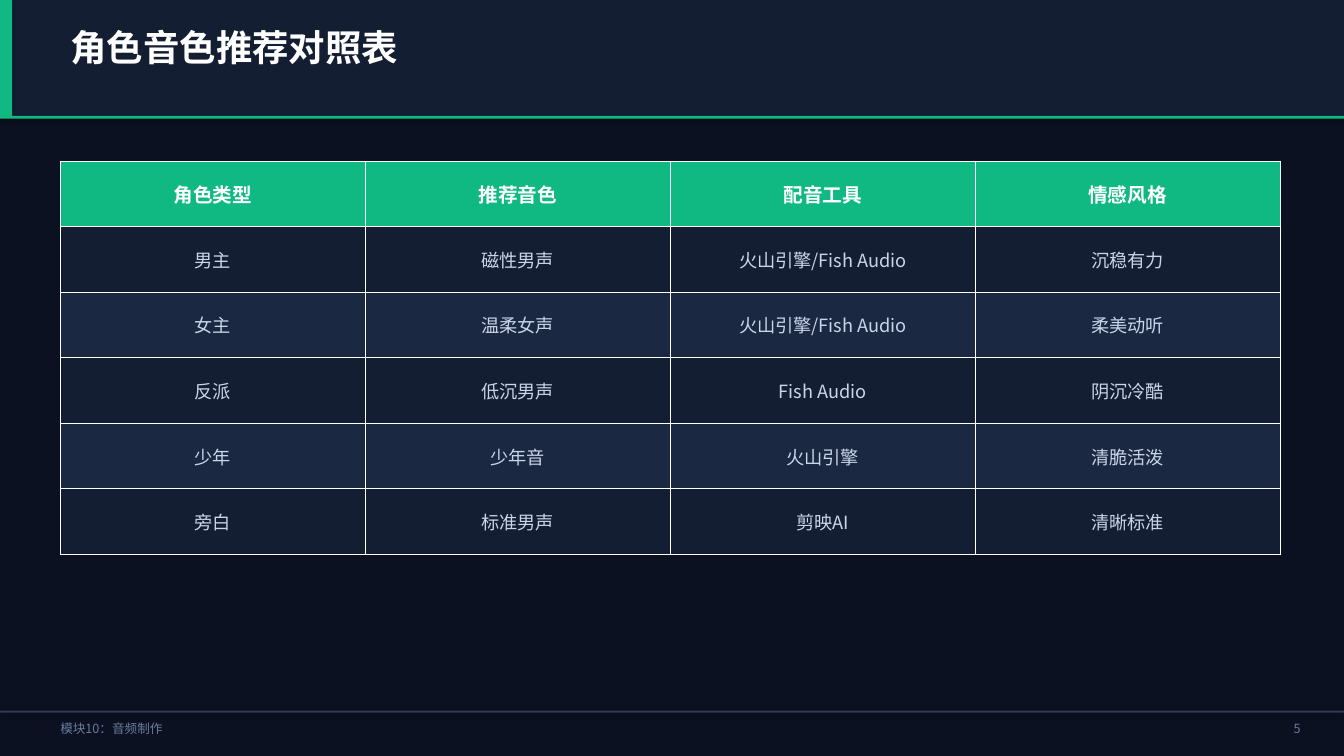
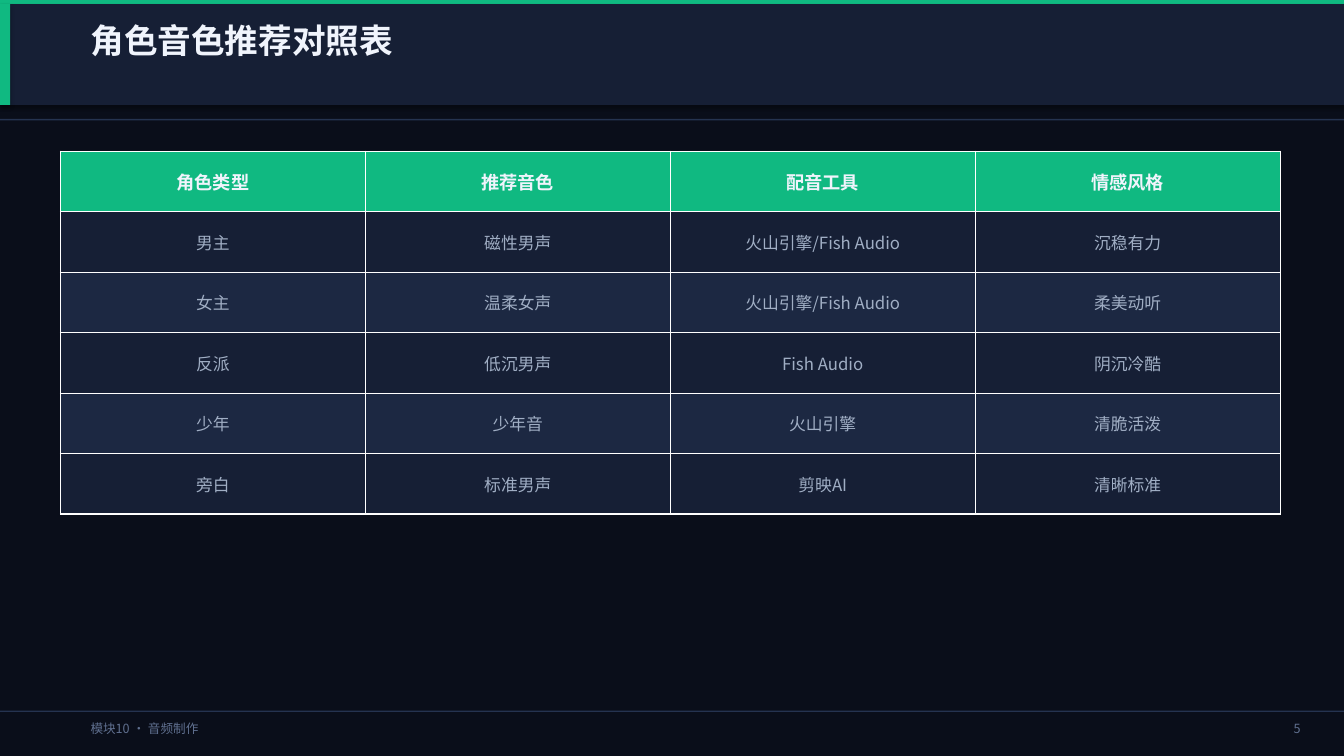
Before and after one commit to lichangjiang932-ship-it/ai-video-class, a slide deck: slide 6 of AI漫剧制作课程/PPT课件/模块10-音频制作.pptx. Drawn at 1344x756 pixels with LibreOffice and Linux fonts; fonts in the diff are those of the drawing. Boxes give left, top, right and bottom in pixels: in the first picture for what was removed or moved away, otherwise in the second. Text is boxed around its words. In the diff, an @@ line names an element or a change of style, - is before the commit and + after.

```diff
--- a/AI漫剧制作课程/PPT课件/模块10-音频制作.pptx
+++ b/AI漫剧制作课程/PPT课件/模块10-音频制作.pptx
@@ background #0B1120 to #0A0E1A @@
@@ rectangle: place and size @@
-rectangle at bbox=[0, 0, 1344, 116]
+rectangle at bbox=[0, 0, 1344, 4]
@@ rectangle at bbox=[0, 0, 1344, 4]: fill #141E33 to #10B981 @@
@@ rectangle: place and size @@
-rectangle at bbox=[0, 0, 12, 116]
+rectangle at bbox=[0, 4, 10, 105]
@@ rectangle added at bbox=[0, 4, 1344, 105], fill #161F35 @@
@@ text "角色音色推荐对照表": place and size @@
-text "角色音色推荐对照表" at bbox=[70, 29, 398, 65]
+text "角色音色推荐对照表" at bbox=[91, 24, 393, 56]
@@ text "角色音色推荐对照表" at bbox=[91, 24, 393, 56]: size 26 to 24 pt, text colour #FFFFFF to #F0F4FC @@
@@ rectangle at bbox=[0, 119, 1344, 120]: fill #10B981 to #253350 @@
@@ table at bbox=[60, 151, 1278, 514] @@
@@ fill #141E33 to #161F35 in 12 cells @@
@@ fill #1A2842 to #1C2842 in 8 cells @@
@@ size 14 to 13 pt, text colour #FFFFFF to #F0F4FC in "角色类型", "推荐音色", "配音工具", "情感风格" @@
@@ size 13 to 12 pt, text colour #CBD5E8 to #A0AEC4 in "男主", "磁性男声", "火山引擎/Fish Audio", "沉稳有力" and 16 more places @@
@@ table: place and size @@
-table at bbox=[60, 161, 1278, 555]
+table at bbox=[60, 151, 1278, 514]
@@ text at bbox=[91, 722, 198, 734]: text changed; text colour #6B7B9E to #607090 @@
-模块10：音频制作
+模块10 · 音频制作
```
Also in this commit, not shown: 11 other slides changed, 19 other files.
